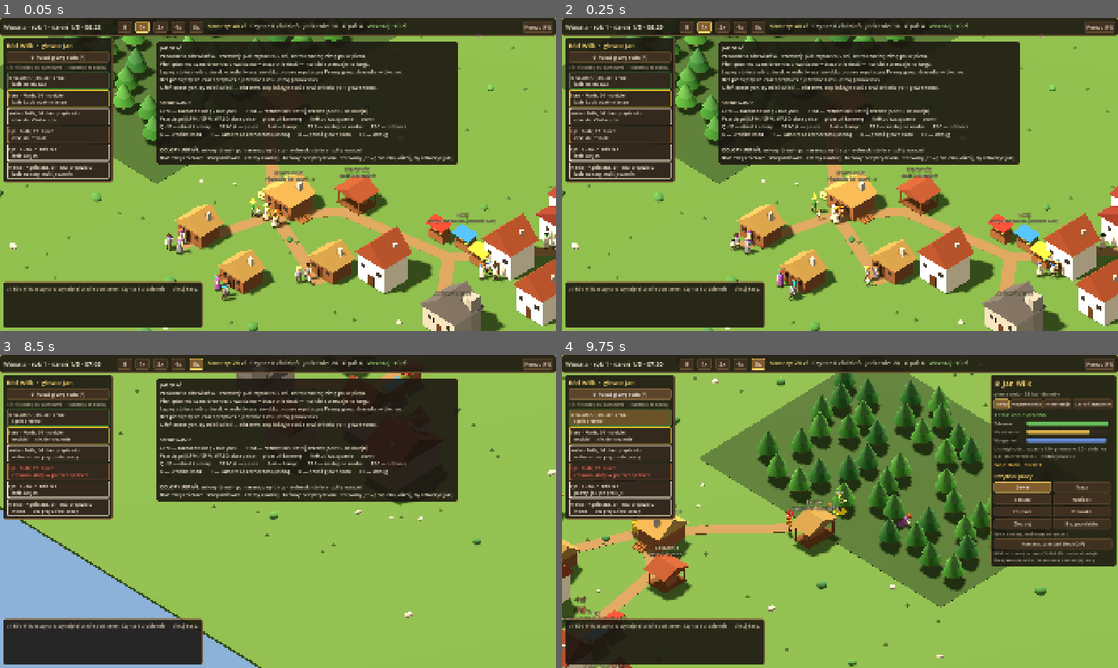
Above: before the commit, frames 1-4 (two rows, left to right).
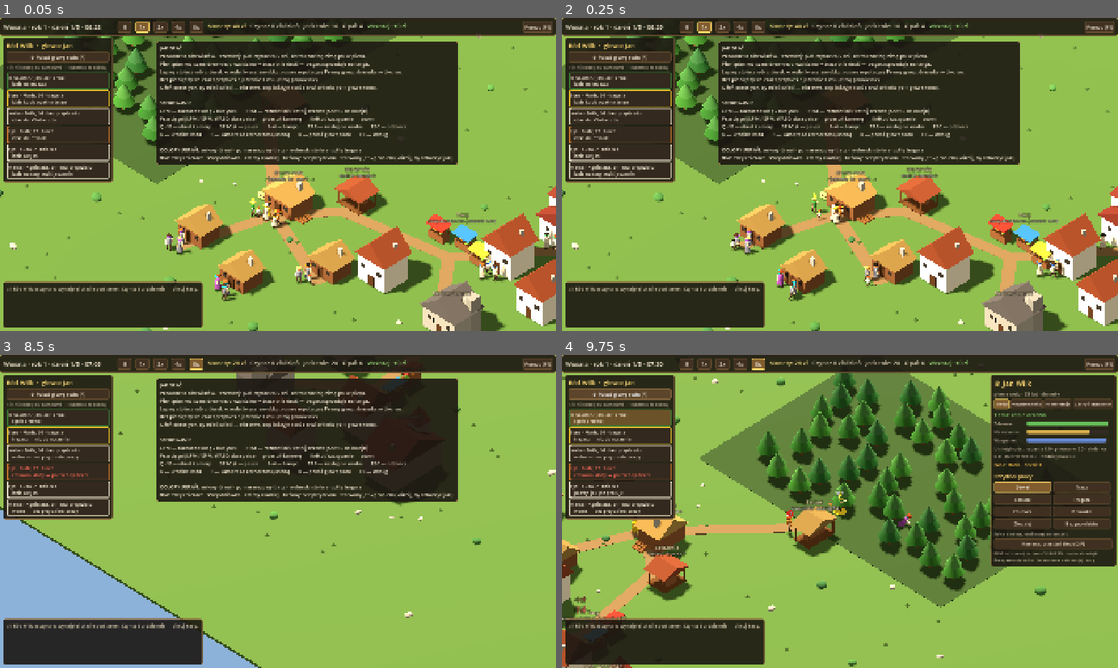
Above: after the commit, the same moments.

Repository: dwdzdc/dynastia
Game: Godot game, scene res://game/main.tscn
Two runs of this game, one before a commit and one after it. Both use one fixed random seed, a clock stepped at 60 frames per second and the inputs below.
Inputs (mouse positions are in pixels of both pictures, inside the frame that each line leads up to):
- Up to frame 1 (0.05 s): no input
- Up to frame 2 (0.25 s): no input
- Up to frame 3 (8.5 s): tap Enter at 0.5 s; move the mouse to (400, 495) at 0.52 s; hold D 0.53-1.25 s; tap 1 at 0.6 s; click (400, 495) at 0.67 s; tap Space at 0.77, 6.77 s; drag from (166, 527) to (250, 574) at 1.27 s; click "II" at 2 s; click "1x" at 2.75 s; click "2x" at 3.5 s; click "4x" at 4.25 s; move the mouse to (333, 442) at 5.02 s; hold D 5.03-5.75 s; tap 3 at 5.1 s; drag from (250, 574) to (111, 464) at 5.77 s; move the mouse to (444, 558) at 6.52 s; hold A 6.53-7.25 s; tap Q at 6.6 s; drag from (111, 464) to (194, 433) at 7.27 s; click "8x" at 8 s
- Up to frame 4 (9.75 s): click "Pomoc (F1)" at 8.75 s; click "♛ Pokaż głowę rodu (R)" at 9.5 s

The runs differ from the first frame. In frame 1, 0.1% of the frame differs, in the area x 9-67%, y 13-44%; in frame 2, 0.1%; in frame 3, 0.2%, in the area x 2-67%, y 13-44%; in frame 4, 0.1%.

Commit message:
Iteracja 2b: plan i decyzje S14-S20 (ustalenia z autorem); K0: nosiciel -> tragarz
Co-Authored-By: Claude Opus 5.5 <noreply@anthropic.com>

Diff:
--- a/data/recipes.json
+++ b/data/recipes.json
@@ -3,13 +3,13 @@
     "job": "sawyer", "building": "sawmill", "act": "saw", "skill": "saw", "seconds": 40.0,
     "inputs": {"log": 1}, "outputs": {"plank": 2}, "spot": [1.6, 0.4],
     "doing": "tnie kłody na deski", "accident_where": "przy pile",
-    "wait_input": "czeka na kłody — potrzebny drwal", "full": "skład desek pełny — potrzebny nosiciel"
+    "wait_input": "czeka na kłody — potrzebny drwal", "full": "skład desek pełny — potrzebny tragarz"
   },
   "craft": {
     "job": "carpenter", "building": "workshop", "act": "craft", "skill": "craft", "seconds": 130.0,
     "inputs": {"plank": 2}, "outputs": {"chair": 1}, "spot": [-1.6, 0.4],
     "doing": "robi krzesło", "accident_where": "w stolarni",
-    "wait_input": "czeka na deski — potrzebny nosiciel", "full": "skład krzeseł pełny — potrzebny nosiciel",
+    "wait_input": "czeka na deski — potrzebny tragarz", "full": "skład krzeseł pełny — potrzebny tragarz",
     "quality": {"base": 0.15, "per_skill": 0.07, "jitter": [-0.1, 0.15], "min": 0.05, "max": 1.0}
   }
 }
--- a/sim/jobs.gd
+++ b/sim/jobs.gd
@@ -1,5 +1,5 @@
 # SimJobs — planowanie i wykonanie pracy agentów: harmonogram dnia, przydziały
-# (drwal, tracz, stolarz, nosiciel, dniówka), obowiązki domowe i logistyka towarów.
+# (drwal, tracz, stolarz, tragarz, dniówka), obowiązki domowe i logistyka towarów.
 # Każda ścieżka planu kończy się krokiem z widocznym powodem (idle_reason) — żaden
 # agent nie stoi bez wyjaśnienia (intro §6).
 class_name SimJobs
@@ -11,7 +11,7 @@
 	"woodcutter": "drwal",
 	"sawyer": "tracz",
 	"carpenter": "stolarz",
-	"carrier": "nosiciel",
+	"carrier": "tragarz",
 	"laborer": "dniówka w dworze",
 	"forager": "zbieracz (las)",
 	"thief": "złodziej (targ)",
@@ -383,8 +383,8 @@
 			_plan_woodcutter(a)
 		"carrier":
 			if not _plan_carrier(a):
-				_walk(a, (_home(a).door() if _home(a) != null else _homeless_spot(a)) + Vector2(1.5, 1.0), "nosiciel — nic do noszenia")
-				_wait(a, "nosiciel — nic do noszenia")
+				_walk(a, (_home(a).door() if _home(a) != null else _homeless_spot(a)) + Vector2(1.5, 1.0), "tragarz — nic do noszenia")
+				_wait(a, "tragarz — nic do noszenia")
 		"laborer":
 			_plan_laborer(a)
 		"forager":
--- a/sim/traders.gd
+++ b/sim/traders.gd
@@ -141,7 +141,7 @@
 	return float(b["price"])
 
 
-# Ile sztuk tego towaru kupią wszystkie stojące wozy (do decyzji nosiciela).
+# Ile sztuk tego towaru kupią wszystkie stojące wozy (do decyzji tragarza).
 func wants(good: String) -> int:
 	var n := 0
 	for v: Dictionary in visits:
--- a/ui/hud.gd
+++ b/ui/hud.gd
@@ -26,7 +26,7 @@
 	"none": "pomaga w domu: zakupy i opał, gdy trzeba",
 }
 const JOB_BUTTONS := {
-	"woodcutter": "Drwal", "sawyer": "Tracz", "carpenter": "Stolarz", "carrier": "Nosiciel",
+	"woodcutter": "Drwal", "sawyer": "Tracz", "carpenter": "Stolarz", "carrier": "Tragarz",
 	"forager": "Zbieracz", "laborer": "Dniówka", "thief": "Złodziej", "none": "Bez przydziału",
 }
 const PERSON_TABS := [["now", "Teraz"], ["memories", "Wspomnienia"], ["prefs", "Preferencje"], ["traits", "Cechy i charakter"]]
@@ -610,7 +610,7 @@
 			_dyn(func(): return "Czynsz: %d zł dziennie. Dług ponad %d zł przez %d dni = eksmisja; ponad %d zł = areszt." % [
 				int(b.rent_per_day), int(world.balance["economy"]["evict_debt"]), int(world.balance["economy"]["evict_days"]), int(hh.debt_limit)], 16, DIM)
 			_info_box.add_child(HSeparator.new())
-			var keep := _label("Ile trzymać w zapasie (nosiciele i domownicy dokupią / doniosą):", 16, DIM)
+			var keep := _label("Ile trzymać w zapasie (tragarze i domownicy dokupią / doniosą):", 16, DIM)
 			keep.autowrap_mode = TextServer.AUTOWRAP_WORD_SMART
 			keep.custom_minimum_size.x = 400
 			_info_box.add_child(keep)
@@ -792,7 +792,7 @@
 	add_child(_help)
 	var l := _label("""JAK GRAĆ
 Prowadzisz ród Wilków. Przetrwaj: płać czynsz co 5 dni, karm rodzinę, zimą pal w piecu.
-Pieniądze robisz na drewnie: drwal ścina → tracz tnie deski → nosiciel sprzedaje na targu.
+Pieniądze robisz na drewnie: drwal ścina → tracz tnie deski → tragarz sprzedaje na targu.
 Lepiej: stolarz robi z desek krzesła (więcej zarobku, rośnie reputacja). Pewny grosz: dniówka w dworze.
 Bez pieniędzy: zbieracz przyniesie jedzenie z lasu (zimą prawie nic).
 Ożeń dorosłych, by mieć dzieci — ród trwa, dopóki żyje ktoś z krwi Wilków (♛ = głowa rodu).
@@ -803,7 +803,7 @@
 Q / E — obrót kamery       SPACJA — pauza       1–4 — tempo       TAB — następna osoba       ESC — odznacz
 K — kronika rodu       F — kamera za zaznaczoną osobą       R — pokaż głowę rodu       F3 — debug
 
-KOLORY UBRAŃ: zielony drwal · pomarańczowy tracz · niebieski stolarz · żółty nosiciel
+KOLORY UBRAŃ: zielony drwal · pomarańczowy tracz · niebieski stolarz · żółty tragarz
 fioletowy zbieracz · szary dniówka · czarny złodziej · beżowy bez przydziału. Czerwony „!” = problem (kliknij, by zobaczyć jaki).""", 17)
 	_help.add_child(l)
 
Not shown, changed: CLAUDE.md
Not shown, changed: GLOSSARY.md
Not shown, changed: docs/adr/0001-logistics-independent.md
Not shown, changed: docs/adr/0007-jobs-and-step-plans.md
Not shown, changed: docs/design/living-village.md
Not shown, changed: progress.md
